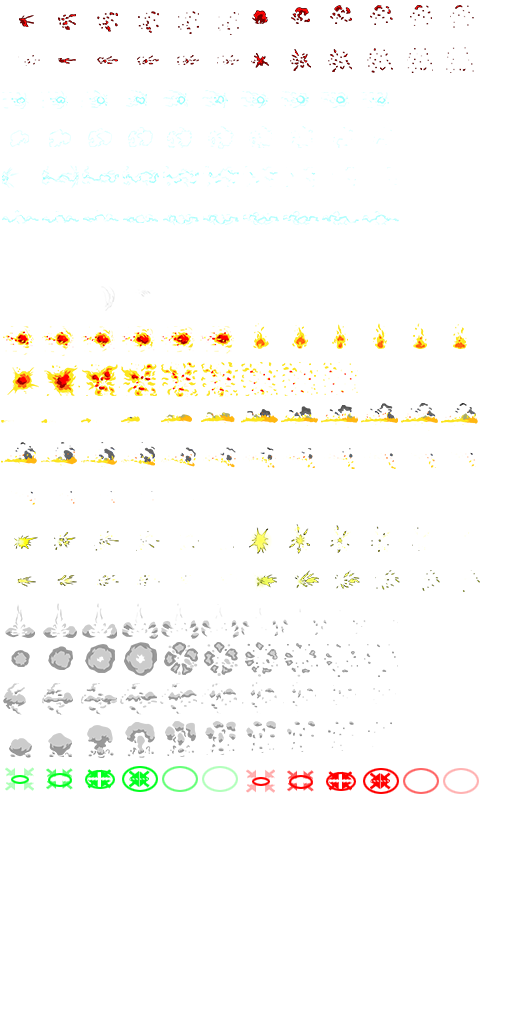
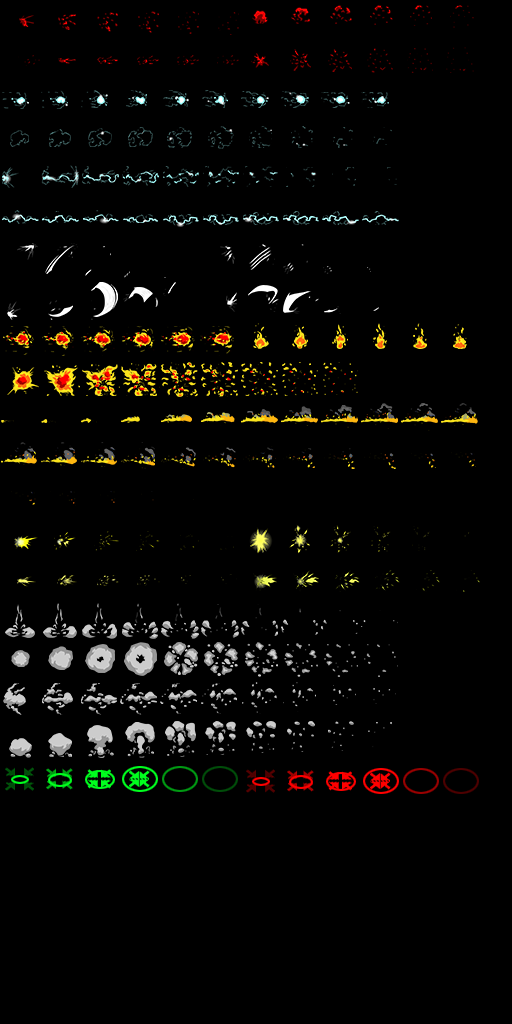
Layer changes from the first 512×1024 image to the second:
showed "Background" over [0, 0, 512, 1024]
